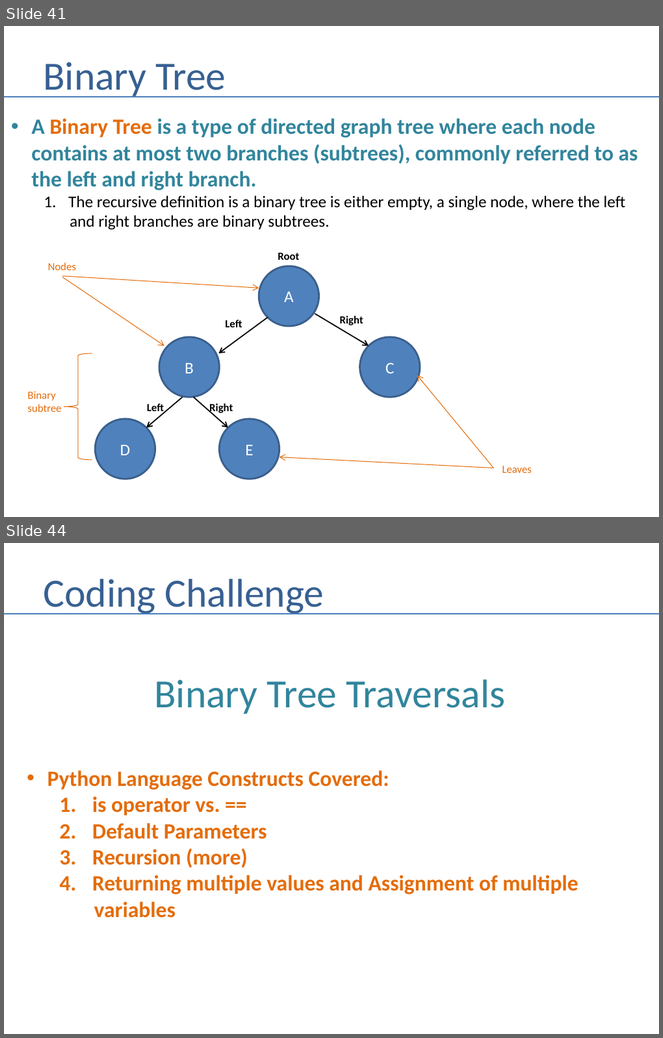
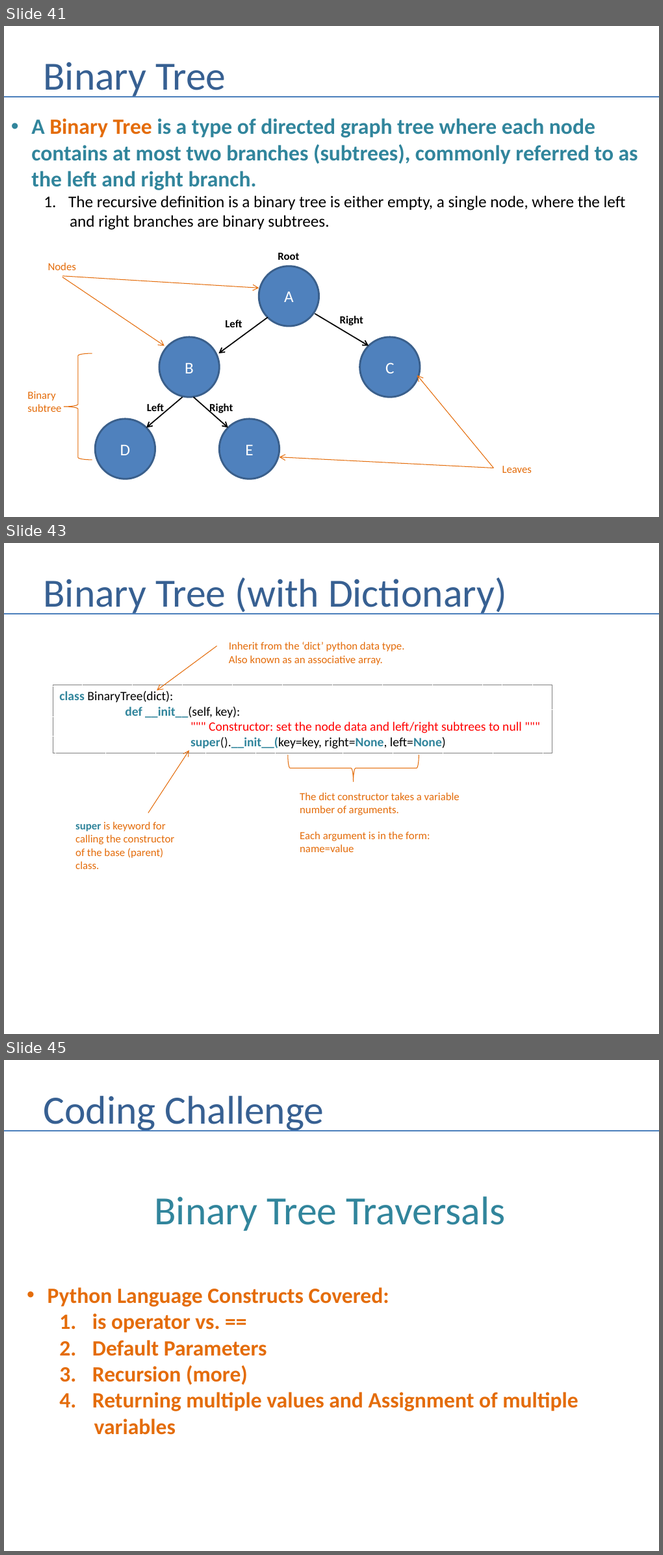
Before and after one commit to andrewferlitsch/Portland-Data-Science-Group, a slide deck: Presentations/Whiteboarding.pptx. Shown one above the other, each under a label of ours: slides 41 and 44 before the commit, slides 41, 43 and 45 after it; the slides between them are not shown. The pictures are 663x1038 and 663x1555 pixels, drawn with LibreOffice and Linux fonts; fonts in the diff are those of the drawing. Boxes give left, top, right and bottom in pixels: in the first picture for what was removed or moved away, otherwise in the second. Text is boxed around its words. In the diff, an @@ line names an element or a change of style, - is before the commit and + after.

Commit message:
update binary tree

```diff
--- a/Presentations/Whiteboarding.pptx
+++ b/Presentations/Whiteboarding.pptx
@@ slide 43 added at (4, 543, 659, 1034), background #FFFFFF @@
@@ title added at (43, 577, 507, 615), 44 pt, text #376092 @@
+Binary Tree (with Dictionary)
@@ line added from (4, 614) to (659, 614), #4B7EBC 1.5 pt @@
@@ arrow added from (217, 646) to (157, 691), #E46C0A 0.75 pt @@
@@ text added at (229, 642, 405, 665), 12 pt, text #E46C0A @@
+Inherit from the ‘dict’ python data type.
+Also known as an associative array.
@@ rectangle added at (53, 685, 553, 754), outline #808080 0.75 pt dashed, 14 pt, text #FF0000 @@
+class BinaryTree(dict):
+def __init__(self, key):
+""" Constructor: set the node data and left/right subtrees to null """
+super().__init__(key=key, right=None, left=None)
@@ arrow added from (148, 813) to (189, 751), #E46C0A 0.75 pt @@
@@ left brace added at (288, 755, 419, 782), outline #E46C0A 0.75 pt @@
@@ text added at (300, 793, 460, 852), 12 pt, text #E46C0A @@
+The dict constructor takes a variable number of arguments.
+Each argument is in the form: name=value
@@ text added at (76, 822, 175, 869), 12 pt, text #E46C0A @@
+super is keyword for calling the constructor of the base (parent) class.
@@ what was slide 44 is now slide 45 @@
```
Also in this commit, not shown: 3 slides changed, 1 other slide added, 1 slide removed.
